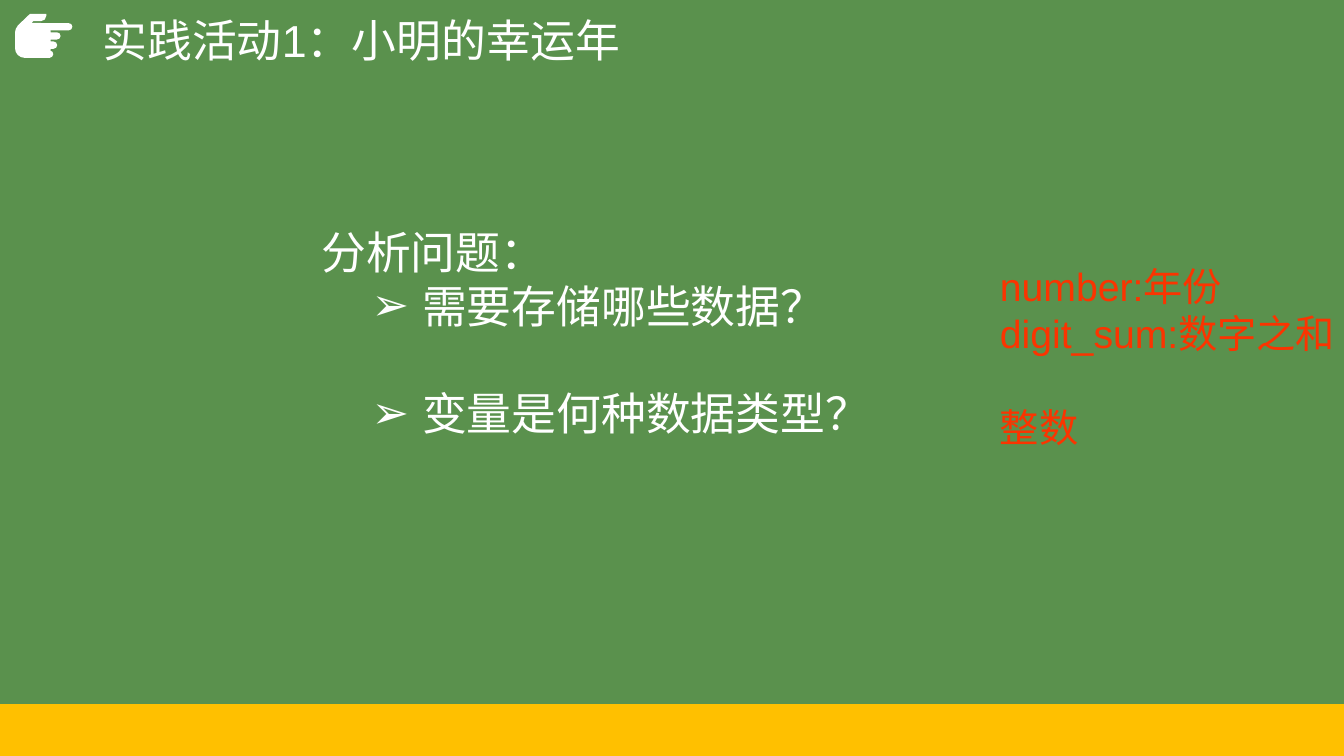
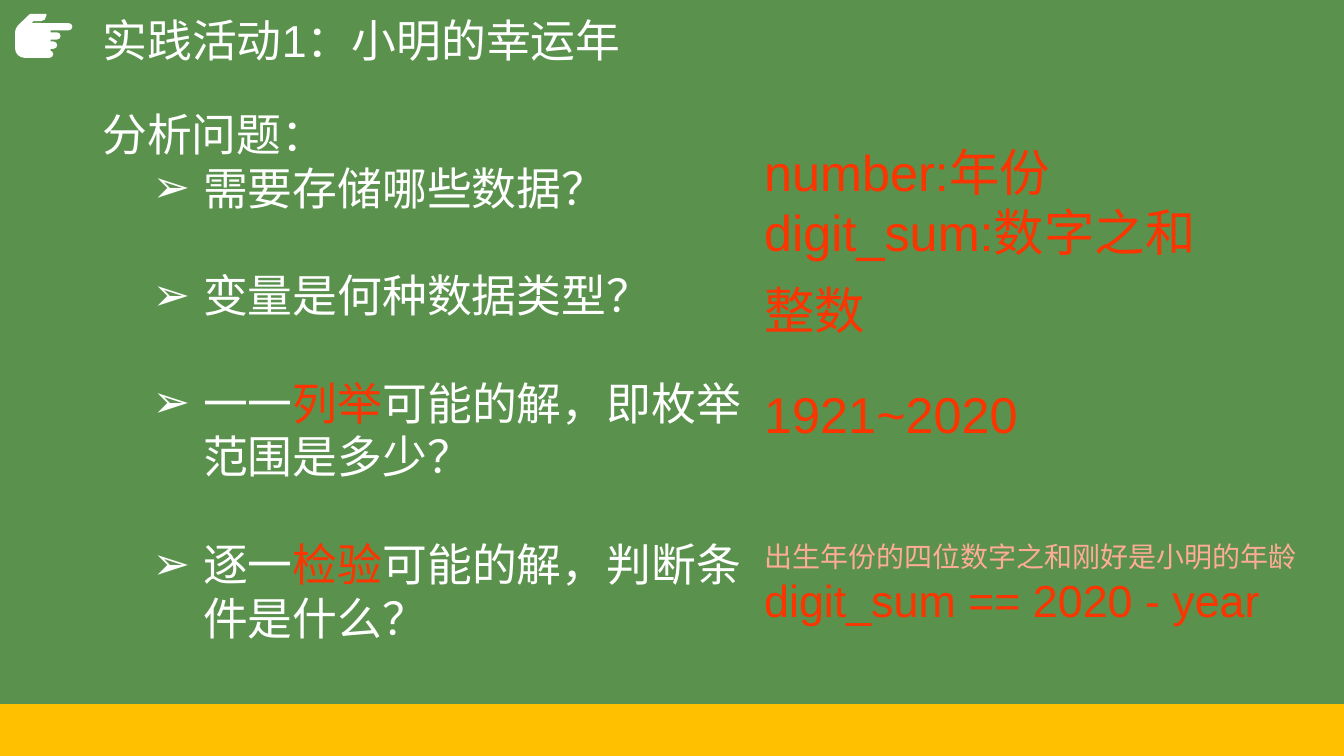
Before and after one commit to hongm32/2020design, a slide deck: slide 13 of 【第09课】枚举算法/【第09课】枚举算法.pptx (slide 14 before the commit). Drawn at 1344x756 pixels with LibreOffice and Linux fonts; fonts in the diff are those of the drawing. Boxes give left, top, right and bottom in pixels: in the first picture for what was removed or moved away, otherwise in the second. Text is boxed around its words. In the diff, an @@ line names an element or a change of style, - is before the commit and + after.

Commit message:
修改并完善《【第09课】枚举算法》课件

```diff
--- a/【第09课】枚举算法/【第09课】枚举算法.pptx
+++ b/【第09课】枚举算法/【第09课】枚举算法.pptx
@@ text "分析问题：": place and size @@
-text "分析问题：" at <box>321,231,870,434</box>
+text "分析问题：" at <box>102,113,741,639</box>
@@ text "number:年份": place and size @@
-text "number:年份" at <box>1000,270,1335,445</box>
+text "number:年份" at <box>764,151,1195,261</box>
@@ text "number:年份" at <box>764,151,1195,261</box>: size 28 to 36 pt @@
@@ text added at <box>764,286,865,333</box>, 36 pt, text #FB3400 @@
+整数
@@ text at <box>203,382,741,639</box>: paragraphs added @@
+  ➢ 一一列举可能的解，即枚举范围是多少？
+  ➢ 逐一检验可能的解，判断条件是什么？
@@ text added at <box>764,398,1018,434</box>, 36 pt, text #FB3400 @@
+1921~2020
@@ text at <box>1000,409,1078,445</box>: paragraph removed @@
-整数
@@ text added at <box>764,543,1297,626</box>, 32 pt, text #FB3400 @@
+    出生年份的四位数字之和刚好是小明的年龄
+    digit_sum == 2020 - year
```
Also in this commit, not shown: 4 other slides changed, 1 slide added, 2 slides removed, 6 other files.
